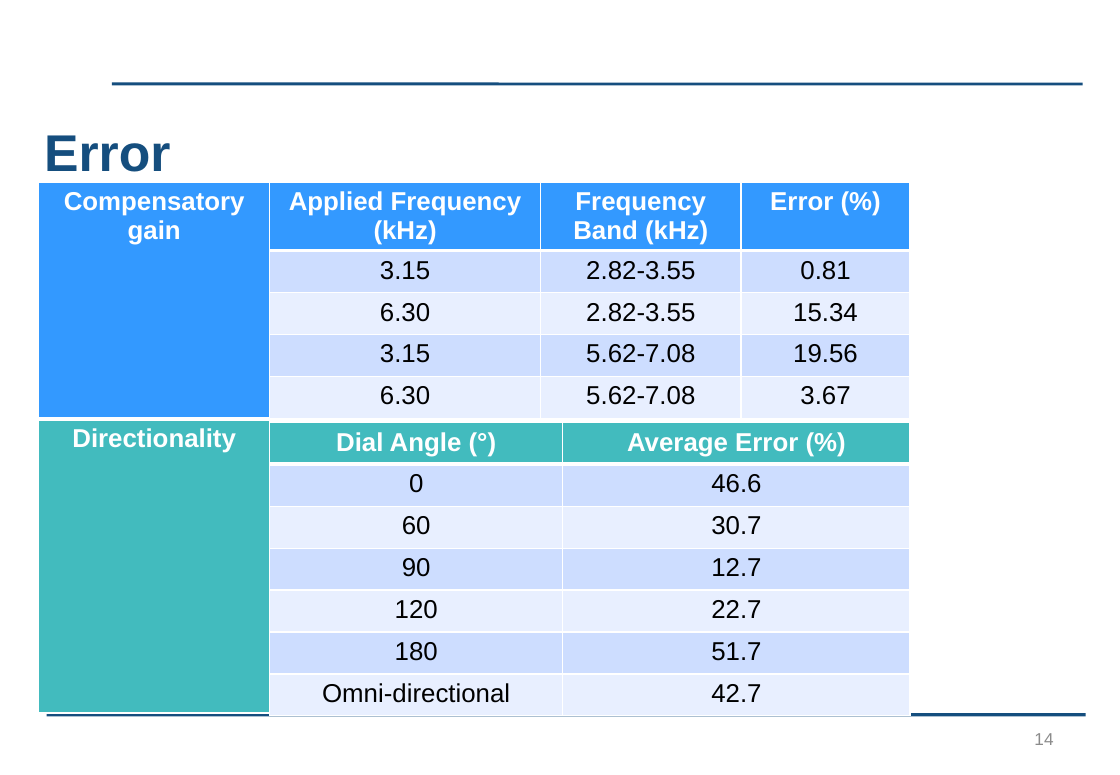
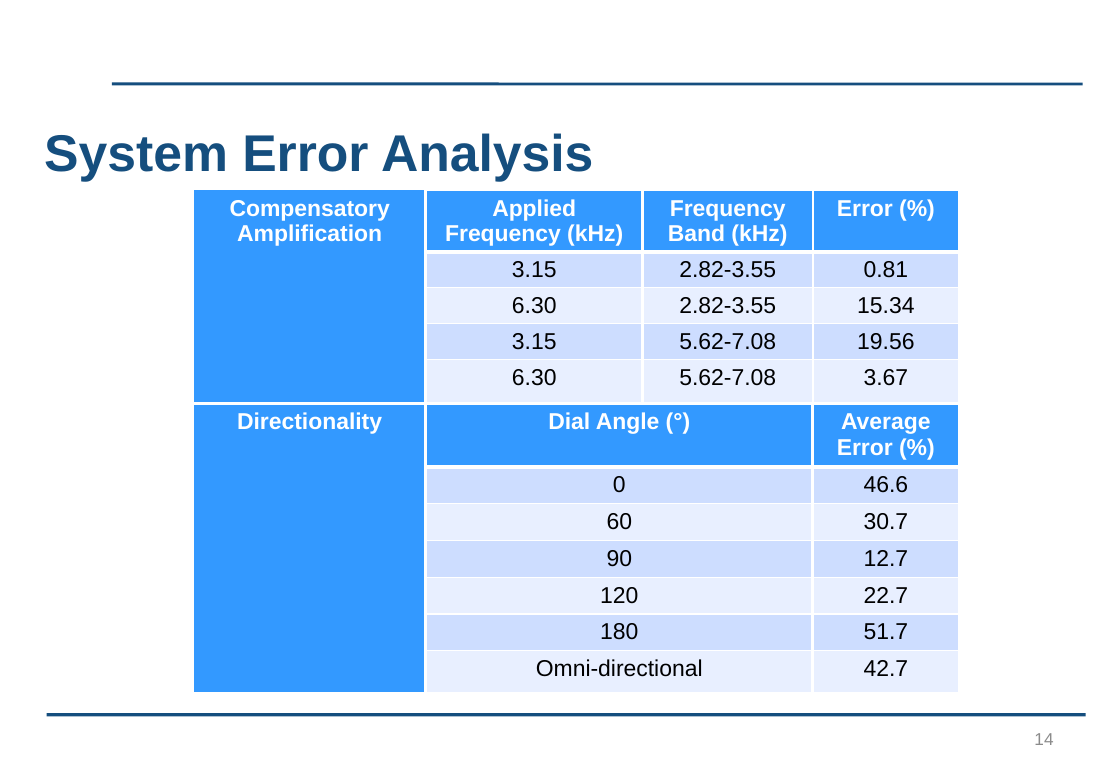
Before and after one commit to kayjayB/I_cant_hear_you, a slide deck: slide 14 of Presentation/Lab Project Presentation.pptx. Drawn at 1120x775 pixels with LibreOffice and Linux fonts; fonts in the diff are those of the drawing; background and template pictures are left out. Boxes give left, top, right and bottom in pixels: in the first picture for what was removed or moved away, otherwise in the second. Text is boxed around its words. In the diff, an @@ line names an element or a change of style, - is before the commit and + after.

Commit message:
Edited table and compensatory gain

```diff
--- a/Presentation/Lab Project Presentation.pptx
+++ b/Presentation/Lab Project Presentation.pptx
@@ title at [44, 133, 593, 182]: text changed @@
-Error
+System Error Analysis
@@ table removed at [39, 182, 270, 714], 2 rows, 1 columns @@
-Compensatory gain
-Directionality
@@ table at [193, 190, 960, 407] @@
+column 1: Compensatory Amplification |  |  |  | 
@@ table: place and size @@
-table at [270, 182, 910, 422]
+table at [193, 190, 960, 407]
@@ table at [193, 404, 959, 701] @@
+column 1: Directionality |  |  |  |  |  | 
@@ table: place and size @@
-table at [270, 423, 911, 717]
+table at [193, 404, 959, 701]
```
Also in this commit, not shown: 3 other slides changed, 1 slide added, 1 slide removed.
